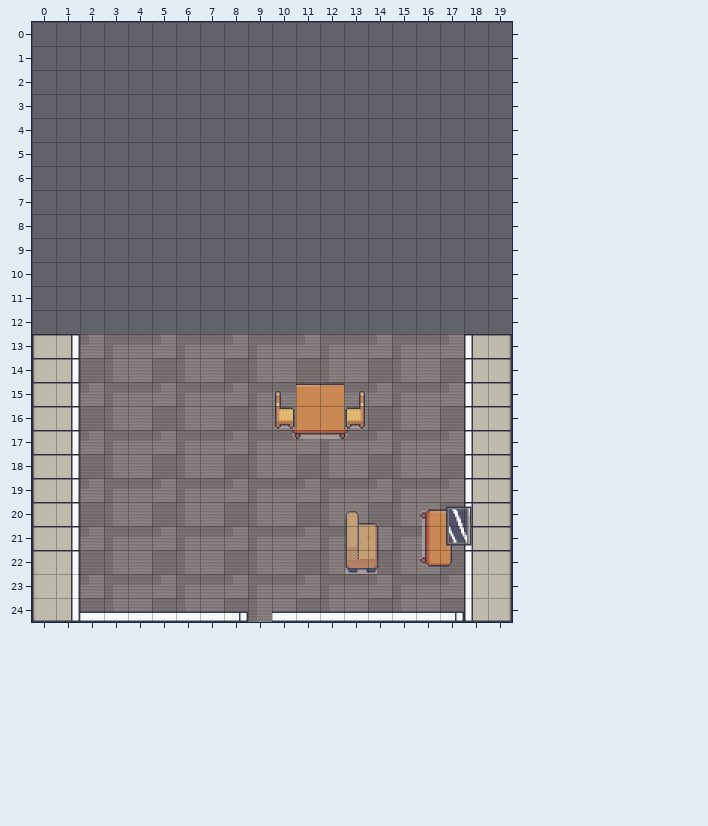
Level history. Tiled map: assets/tiles/living_room.tmx. Above: the version before the commit.
Cells are 32x32 px. Shown: x 0..19, y 0..24. The old version is drawn lined up with the new one.
The result:
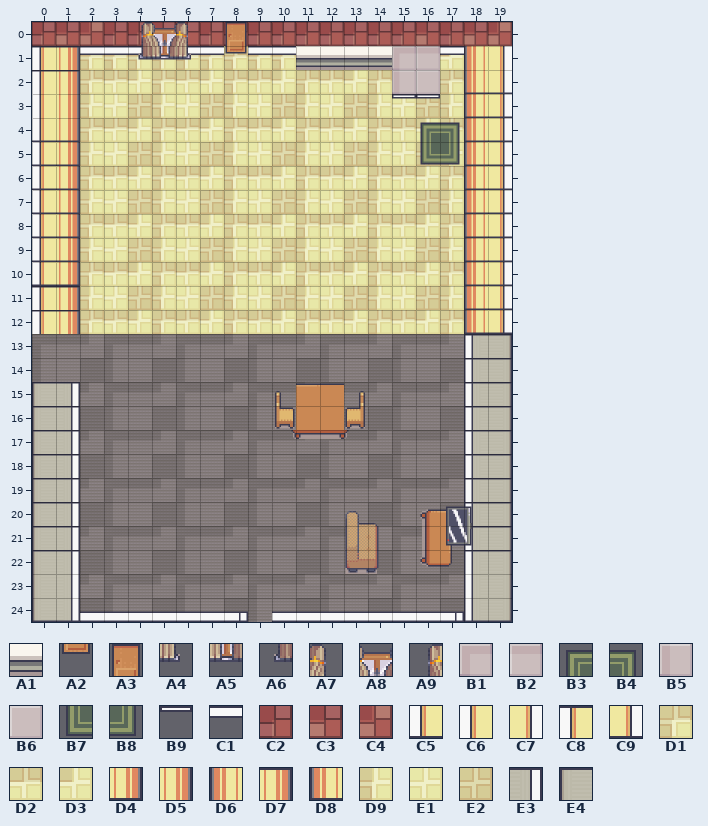
Key: from "Interiors_free_32x32": A1 97, A2 135 turned 180, A3 151 turned 180, A4 388 turned 180, A5 389 turned 180, A6 390 turned 180, A7 404 turned 180, A8 405 turned 180, A9 406 turned 180, B1 453, B2 454, B3 458, B4 459, B5 469, B6 470, B7 474, B8 475, B9 485; from "Room_Builder_free_32x32": C1 63, C2 96, C3 97, C4 98, C5 126 turned 270, C6 127 turned 270, C7 127 turned 90, C8 128 turned 270, C9 128 turned 90, D1 130, D2 131, D3 132, D4 143 turned 270, D5 144 turned 270, D6 144 turned 90, D7 145 turned 270, D8 145 turned 90, D9 147, E1 148, E2 149, E3 323 turned 90, E4 340 turned 90.
__ is an empty cell.
Tiles of an added or newly shown layer are drawn over the layers below it.
From old to new:
map size 20x12 -> 20x25 cells (old content now starts at 0,13; both pictures use the new coordinates)
Layer "Floor":
Tile C2 now appears in row 0 at x 0, 3 to 15 and 17.
Tile C3 now appears in row 0 at x 1, 16 and 18.
Tile C4 now appears in row 0 at x 2 and 19.
Tile C8 now appears in rows 11 to 12 at x 0.
Tile D1 now appears in row 1 at x 2 to 10; in row 2 at x 2, 5, 8, 11, 14 and 17; in row 4 at x 2, 5, 8, 11, 14 and 17; in row 6 at x 2, 5, 8, 11, 14 and 17; in row 8 at x 2, 5, 8, 11, 14 and 17; in row 10 at x 2, 5, 8, 11, 14 and 17.
Tile D1 now appears in row 12 at x 2, 5, 8, 11, 14 and 17.
Tile D2 now appears in row 2 at x 3, 6, 9 and 12; in row 4 at x 3, 6, 9, 12 and 15; in row 6 at x 3, 6, 9, 12 and 15; in row 8 at x 3, 6, 9, 12 and 15; in row 10 at x 3, 6, 9, 12 and 15; in row 12 at x 3, 6, 9, 12 and 15.
Tile D3 now appears in row 1 at x 17; in row 2 at x 4, 7, 10 and 13; in row 4 at x 4, 7, 10, 13 and 16; in row 6 at x 4, 7, 10, 13 and 16; in row 8 at x 4, 7, 10, 13 and 16; in row 10 at x 4, 7, 10, 13 and 16.
Tile D3 now appears in row 12 at x 4, 7, 10, 13 and 16.
Tile D7 now appears in rows 11 to 12 at x 1.
Tile D9 now appears in row 3 at x 2, 5, 8, 11, 14 and 17; in row 5 at x 2, 5, 8, 11, 14 and 17; in row 7 at x 2, 5, 8, 11, 14 and 17; in row 9 at x 2, 5, 8, 11, 14 and 17; in row 11 at x 2, 5, 8, 11, 14 and 17.
Tile E1 now appears in row 3 at x 3, 6, 9, 12 and 15; in row 5 at x 3, 6, 9, 12 and 15; in row 7 at x 3, 6, 9, 12 and 15; in row 9 at x 3, 6, 9, 12 and 15; in row 11 at x 3, 6, 9, 12 and 15.
Tile E2 now appears in row 3 at x 4, 7, 10, 13 and 16; in row 5 at x 4, 7, 10, 13 and 16; in row 7 at x 4, 7, 10, 13 and 16; in row 9 at x 4, 7, 10, 13 and 16; in row 11 at x 4, 7, 10, 13 and 16.
Layer "Collisions":
Tile B1 now appears in row 1 at x 15.
Tile B2 now appears in row 1 at x 16.
Tile B5 now appears in row 2 at x 15.
Tile B6 now appears in row 2 at x 16.
Tile B9 now appears in row 3 at x 15 to 16.
Tile C1 now appears in row 1 at x 2 to 7, 9 to 10 and 17.
Tile C5 now appears in rows 4 to 10 at x 0.
Tile C6 now appears in row 3 at x 0.
Tile C7 now appears in row 1 at x 19.
Tile C8 now appears in rows 1 to 2 at x 0.
Tile C9 now appears in rows 2 to 12 at x 19.
Tile D4 now appears in rows 4 to 10 at x 1.
Tile D5 now appears in row 3 at x 1.
Tile D6 now appears in row 1 at x 18.
Tile D7 now appears in rows 1 to 2 at x 1.
Tile D8 now appears in rows 2 to 12 at x 18.
The author cleared tile E3 in rows 13 to 14 at x 1.
The author cleared tile E4 in rows 13 to 14 at x 0.
Layer "Actions" (added):
Tile A2 now appears in row 1 at x 8.
Tile A3 now appears in row 0 at x 8.
Layer "Tile Layer 4":
Tile A1 now appears in row 1 at x 11 to 14.
Tile A4 now appears in row 1 at x 6.
Tile A5 now appears in row 1 at x 5.
Tile A6 now appears in row 1 at x 4.
Tile A7 now appears in row 0 at x 6.
Tile A8 now appears in row 0 at x 5.
Tile A9 now appears in row 0 at x 4.
Tile B3 now appears in row 4 at x 16.
Tile B4 now appears in row 4 at x 17.
Tile B7 now appears in row 5 at x 16.
Tile B8 now appears in row 5 at x 17.
Changed places in both pictures, as pixel boxes (x1, y1, x2, y2):
changed: (32, 22, 512, 382)
